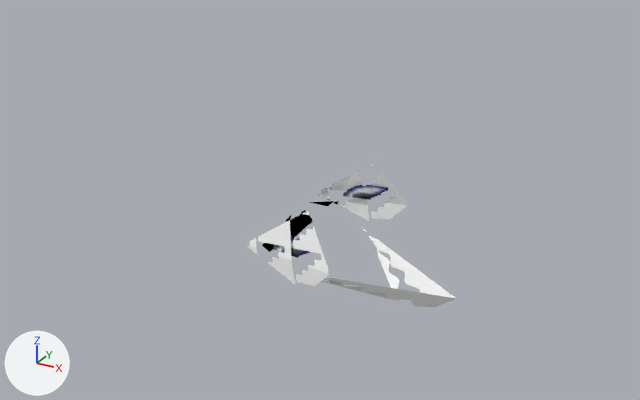
One commit to the glTF model site/public/sm64ds/models/hojiro.glb: the scene before it, then after it.
The view is the same before and after, from a camera (50 mm lens) standing at (5.52, -9.06, 4.82) and looking at (0.52, 0.03, 0.27). Lighting does not change. The marker at lower left points along +X, +Y and +Z. The older version comes first. Vertices at exactly the same position are counted once.

The scene before the commit, as lines of its bpy script (objects in view):
```python
me_hojiro = bpy.data.meshes.new('hojiro')
me_hojiro.from_pydata(...)  # 89 vertices, 135 faces; spans x -3.76..4.14, y -1.72..1.72, z -0.94..2.07
# faces by material slot: [127, 8]
me_hojiro.materials.append(mat_mat_eye)
me_hojiro.materials.append(mat_mat_fang)
ob_hojiro = bpy.data.objects.new('hojiro', me_hojiro)
ob_hojiro.location = (0.0, 0.0, 0.0)
```
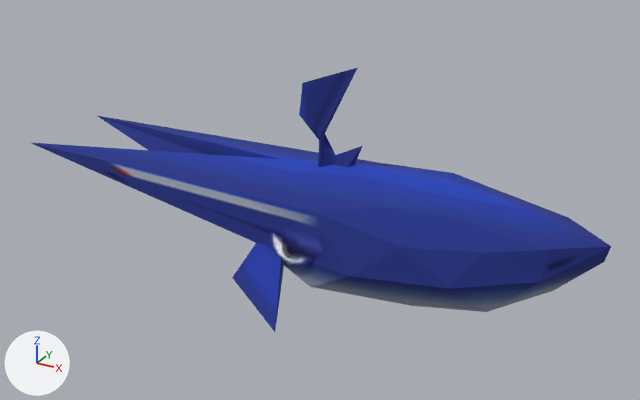
Changed parts and their boxes (x1, y1, x2, y2) in the pictures (640 x 400 px; the box of a moved part takes in the faces that stretch with it):
'hojiro', reshaped, recoloured
    before: (246, 162, 457, 307)
    after: (29, 68, 611, 332)
part 1 of me_hojiro, moved or reshaped
    before: (246, 162, 457, 307)
    after: (271, 231, 422, 307)
part 2 of me_hojiro, recoloured
    before: (273, 185, 388, 258)
    after: (29, 68, 611, 332)
part 3 of me_hojiro, recoloured
    before: (321, 229, 457, 307)
    after: (271, 231, 312, 266)

Diff of the bpy script that builds the scene:
```diff
--- a/site/public/sm64ds/models/hojiro.glb.py
+++ b/site/public/sm64ds/models/hojiro.glb.py
@@ img_hojiro_body @@
+img_hojiro_body = load_image('hojiro_body', '_unpacked/hojiro_body', 32, 32, 'sRGB')
@@ mat_mat_body @@
+mat_mat_body = bpy.data.materials.new('mat_body')
+# uses the picture img_hojiro_body
@@ me_hojiro @@
 me_hojiro.from_pydata(...)  # 89 vertices, 135 faces; spans x -3.76..4.14, y -1.72..1.72, z -0.94..2.07
 # used by ob_hojiro; location = (0.0, 0.0, 0.0)
-me_hojiro.vertices[73].co = (0.83, 0.78, -0.4)  # pixel (366, 230)
-me_hojiro.vertices[74].co = (1.9, 0.0, -0.74)
-me_hojiro.vertices[75].co = (1.65, 0.0, -0.88)  # pixel (396, 300)
-me_hojiro.vertices[76].co = (0.83, -0.78, -0.4)
-me_hojiro.vertices[77].co = (0.77, 0.75, -0.36)  # pixel (361, 227)
-me_hojiro.vertices[78].co = (2.44, 0.0, -0.63)  # pixel (456, 298)
-me_hojiro.vertices[79].co = (2.0, 0.0, -0.94)
-me_hojiro.vertices[80].co = (0.77, -0.75, -0.36)
-me_hojiro.vertices[81].co = (0.88, -0.9, 0.56)  # pixel (308, 210)
-me_hojiro.vertices[82].co = (-0.04, -0.9, -0.08)
-me_hojiro.vertices[83].co = (1.28, -1.1, -0.07)  # pixel (330, 274)
-me_hojiro.vertices[84].co = (0.92, -1.04, -0.44)
-me_hojiro.vertices[85].co = (0.88, 0.9, 0.56)  # pixel (375, 161)
-me_hojiro.vertices[86].co = (1.28, 1.1, -0.07)  # pixel (407, 205)
-me_hojiro.vertices[87].co = (-0.04, 0.9, -0.08)  # pixel (315, 193)
-me_hojiro.vertices[88].co = (0.92, 1.04, -0.44)
+# me_hojiro part 1
+me_hojiro.vertices[73].co = (0.88, -0.9, 0.56)  # pixel (308, 210)
+me_hojiro.vertices[74].co = (-0.04, -0.9, -0.08)
+me_hojiro.vertices[75].co = (1.28, -1.1, -0.07)  # pixel (330, 274)
+me_hojiro.vertices[76].co = (0.92, -1.04, -0.44)
+me_hojiro.vertices[77].co = (0.88, 0.9, 0.56)  # pixel (375, 161)
+me_hojiro.vertices[78].co = (1.28, 1.1, -0.07)
+me_hojiro.vertices[79].co = (-0.04, 0.9, -0.08)
+me_hojiro.vertices[80].co = (0.92, 1.04, -0.44)
+me_hojiro.vertices[81].co = (0.83, 0.78, -0.4)
+me_hojiro.vertices[82].co = (1.9, 0.0, -0.74)
+me_hojiro.vertices[83].co = (1.65, 0.0, -0.88)
+me_hojiro.vertices[84].co = (0.83, -0.78, -0.4)
+me_hojiro.vertices[85].co = (0.77, 0.75, -0.36)
+me_hojiro.vertices[86].co = (2.44, 0.0, -0.63)
+me_hojiro.vertices[87].co = (2.0, 0.0, -0.94)
+me_hojiro.vertices[88].co = (0.77, -0.75, -0.36)
+# me_hojiro part 2: all 127 faces that had it switch from mat_mat_eye to mat_mat_body
+# me_hojiro part 3: all 4 faces centred in x 1.46..1.74, y -0.26..0.26, z -0.67..-0.64 switch from mat_mat_fang to mat_mat_eye
```
